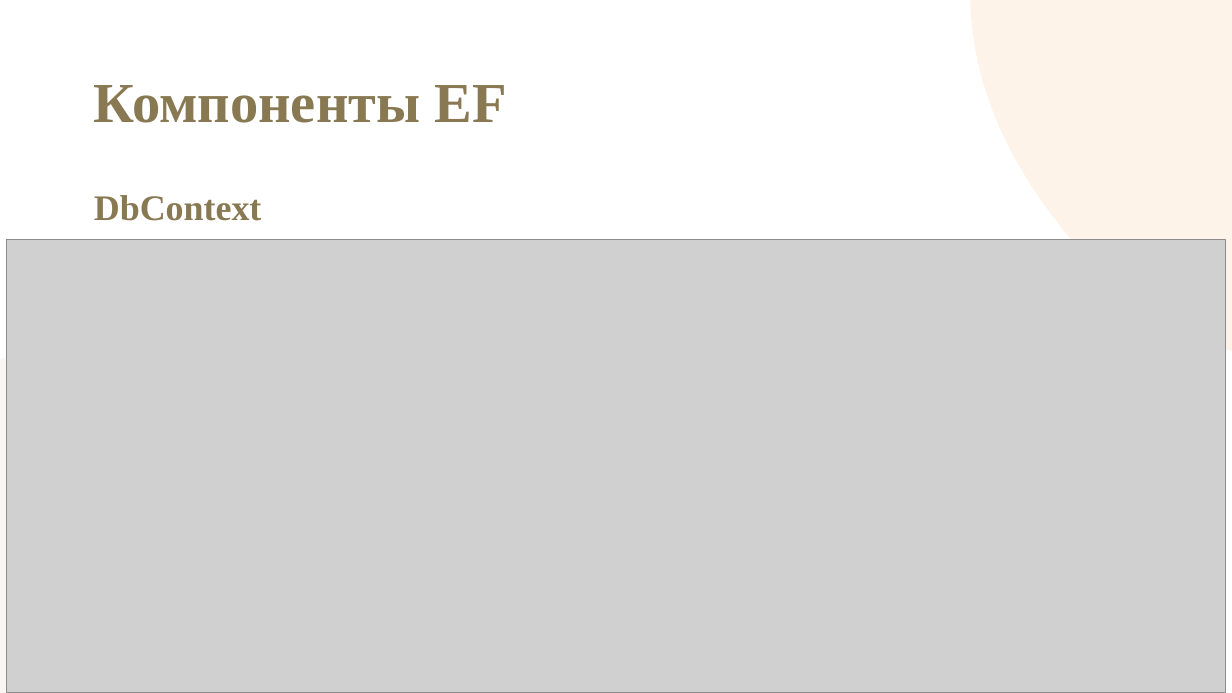
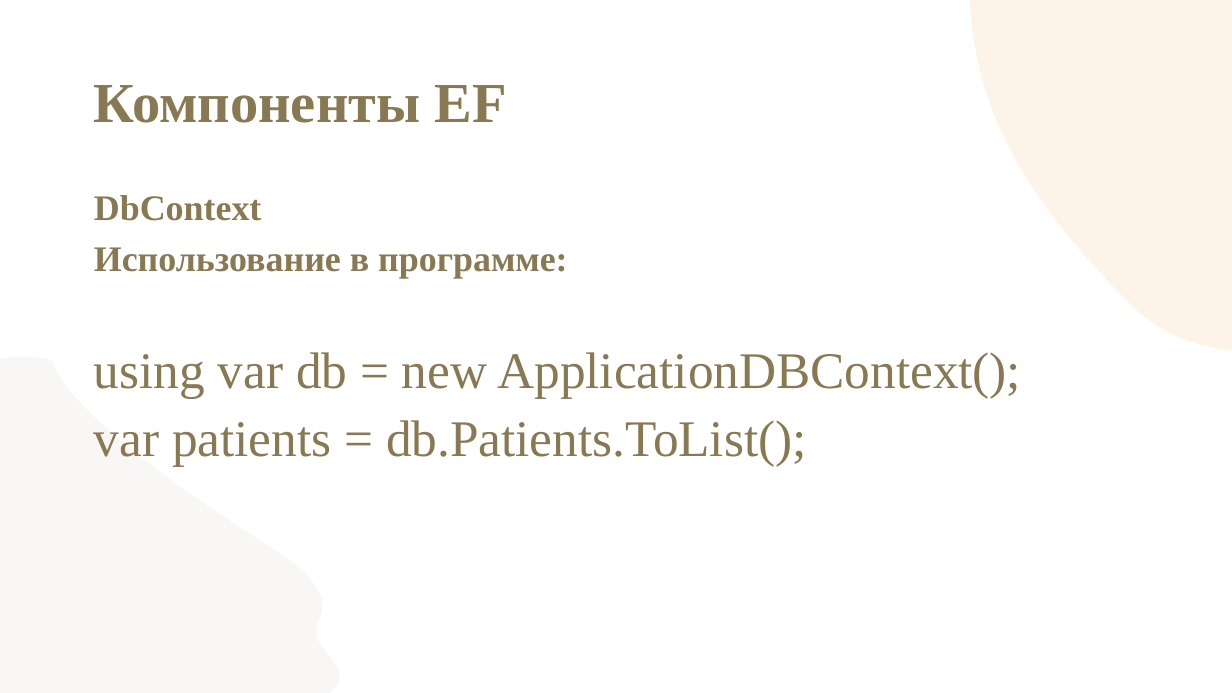
Before and after one commit to gheluag/demoexam_2026, a slide deck: slide 11 of Модуль 2/EF/EF.pptx (slide 6 before the commit). Drawn at 1232x693 pixels with LibreOffice and Linux fonts; fonts in the diff are those of the drawing; grey boxes stand for pictures; background and template pictures are left out. Boxes give left, top, right and bottom in pixels: in the first picture for what was removed or moved away, otherwise in the second. Text is boxed around its words. In the diff, an @@ line names an element or a change of style, - is before the commit and + after.

```diff
--- a/Модуль 2/EF/EF.pptx
+++ b/Модуль 2/EF/EF.pptx
@@ picture removed at (6, 239, 1226, 693) @@
@@ text at (94, 247, 1021, 467): paragraphs added @@
+Использование в программе:
+using var db = new ApplicationDBContext();
+var patients = db.Patients.ToList();
```
Also in this commit, not shown: 9 other slides changed, 15 slides added, 37 other files.
